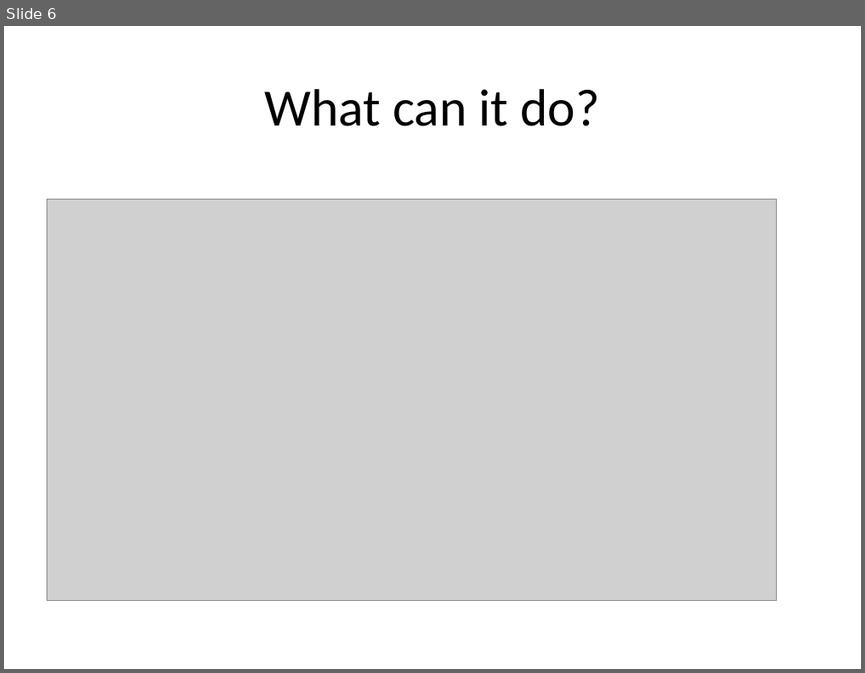
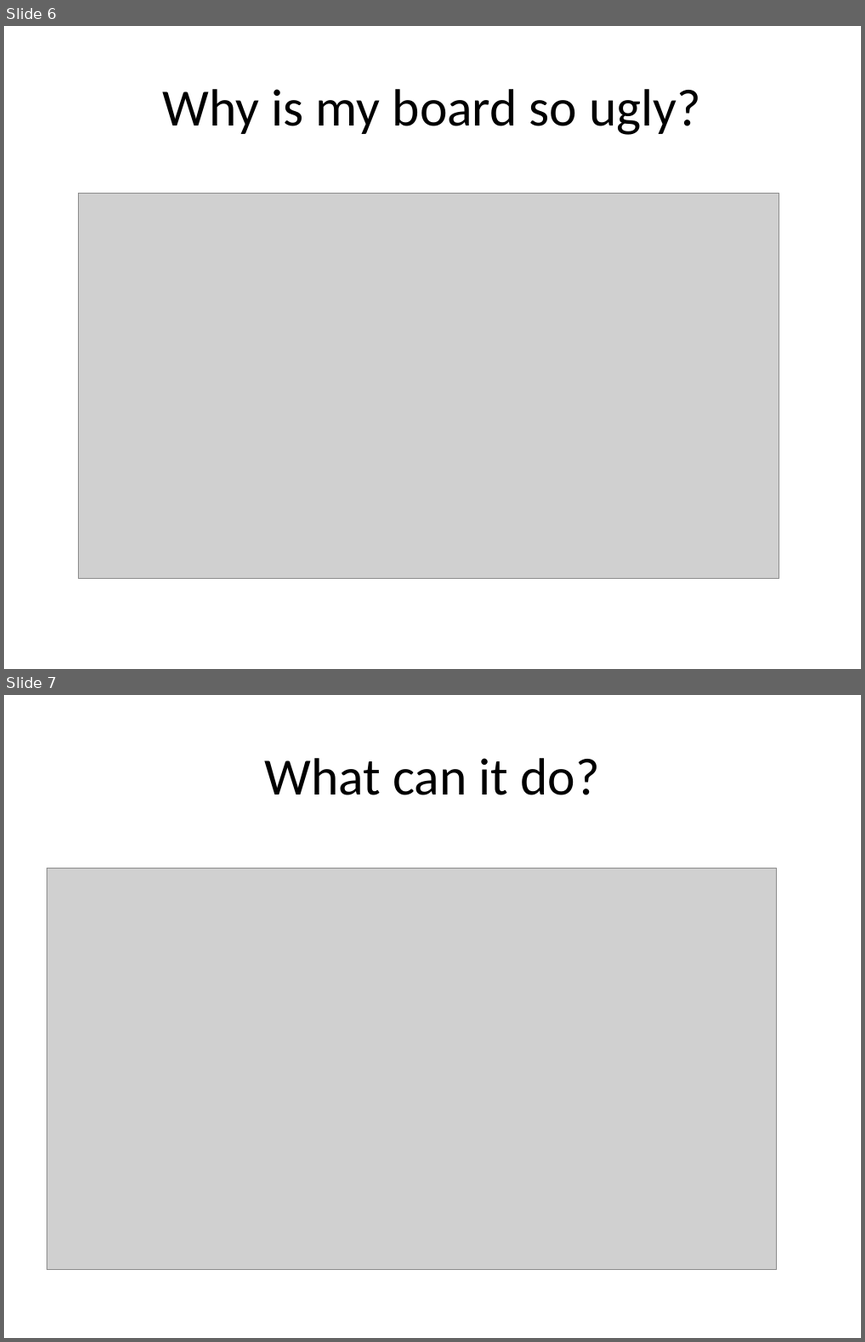
Before and after one commit to doothings/Arduino-101, a slide deck: Presentation.pptx. Shown one above the other, each under a label of ours: slide 6 before the commit, slides 6 and 7 after it. The pictures are 865x673 and 865x1342 pixels, drawn with LibreOffice and Linux fonts; fonts in the diff are those of the drawing; grey boxes stand for pictures. Boxes give left, top, right and bottom in pixels: in the first picture for what was removed or moved away, otherwise in the second. Text is boxed around its words. In the diff, an @@ line names an element or a change of style, - is before the commit and + after.

```diff
--- a/Presentation.pptx
+++ b/Presentation.pptx
@@ slide 6 added at [4, 26, 861, 669], background #FFFFFF @@
@@ title added at [163, 89, 701, 135], 44 pt, text #000000 @@
+Why is my board so ugly?
@@ picture added at [79, 193, 778, 578] @@
@@ what was slide 6 is now slide 7 @@
```
Also in this commit, not shown: 3 other slides added, 1 other file.
